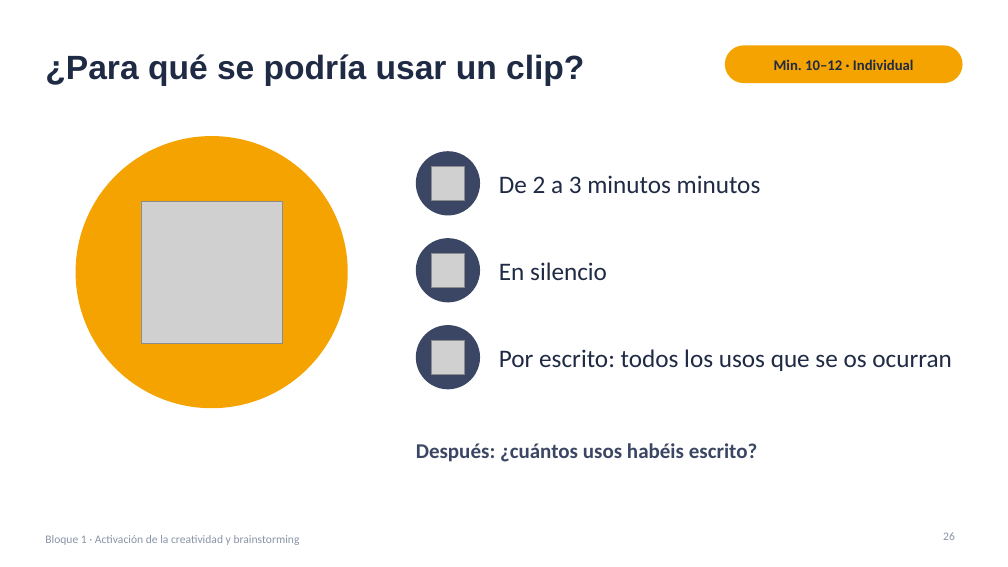
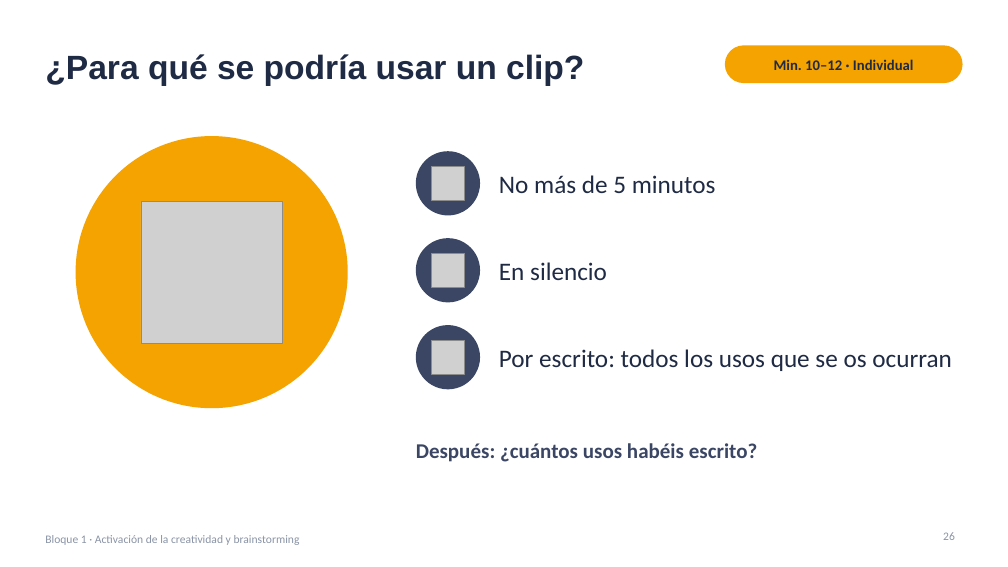
Before and after one commit to jjnieto/creatividad-ofimatica-ia, a slide deck: slide 26 of diapositivas/Curso.pptx. Drawn at 1008x567 pixels with LibreOffice and Linux fonts; fonts in the diff are those of the drawing; grey boxes stand for pictures. Boxes give left, top, right and bottom in pixels: in the first picture for what was removed or moved away, otherwise in the second. Text is boxed around its words. In the diff, an @@ line names an element or a change of style, - is before the commit and + after.

```diff
--- a/diapositivas/Curso.pptx
+++ b/diapositivas/Curso.pptx
@@ text at (499,175,716,193): text changed @@
-De 2 a 3 minutos minutos
+No más de 5 minutos
```
